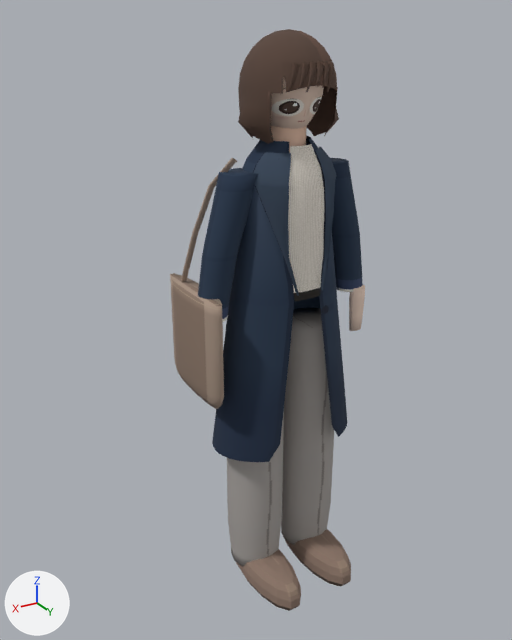
The glTF model apps/web/public/avatars/gteki-commuter-soft.glb as it was, and as the next commit left it.
Both versions are drawn from a 50 mm lens placed at (1.052, 1.595, 1.692), pointed at (0.074, -0.033, 0.877). The lights are fixed; the arrows at lower left show +X, +Y and +Z. The picture after the commit comes second. Vertices at exactly the same position are counted once.

Script lines for the objects in view, before the commit:
```python
me_vis_body = bpy.data.meshes.new('VIS_body')
me_vis_body.from_pydata(...)  # 1852 vertices, 3404 faces; spans x -0.279..0.285, y -0.206..0.241, z 0.0..1.44
me_vis_body.materials.append(mat_vis_body_toon)  # picture img_body_atlas
me_vis_head = bpy.data.meshes.new('VIS_head')
me_vis_head.from_pydata(...)  # 816 vertices, 1408 faces; spans x -0.13..0.143, y -0.128..0.131, z 1.391..1.66
me_vis_head.materials.append(mat_vis_head_toon)  # picture img_head_atlas
ob_vis_body = bpy.data.objects.new('VIS_body', me_vis_body)
ob_vis_body.location = (0.0, 0.0, 0.0)
ob_vis_head = bpy.data.objects.new('VIS_head', me_vis_head)
ob_vis_head.location = (0.0, 0.0, 0.0)
```
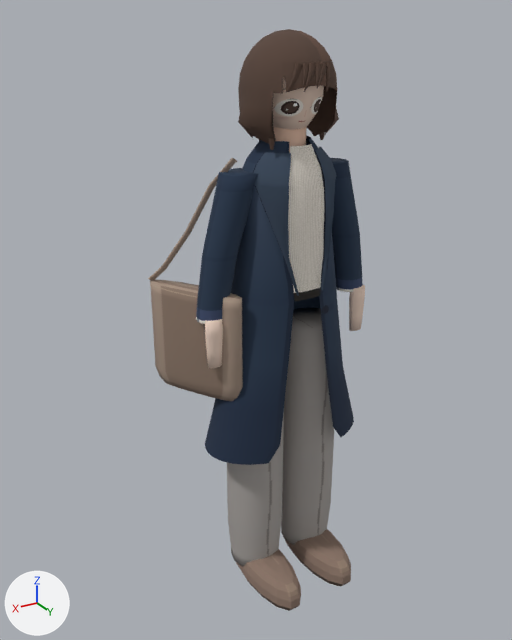
The change, as a diff of the scene's bpy script:
```diff
--- a/apps/web/public/avatars/gteki-commuter-soft.glb.py
+++ b/apps/web/public/avatars/gteki-commuter-soft.glb.py
@@ me_vis_body @@
 # used by ob_vis_body; location = (0.0, 0.0, 0.0)
-me_vis_body.from_pydata(...)  # 1852 vertices, 3404 faces; spans x -0.279..0.285, y -0.206..0.241, z 0.0..1.44
+me_vis_body.from_pydata(...)  # 1852 vertices, 3404 faces; spans x -0.279..0.337, y -0.192..0.241, z 0.0..1.44
+# me_vis_body part 1: the loose piece of 86 vertices spanning x 0.225..0.285, y -0.206..0.086, z 0.68..1.0 is turned 30 degrees about the z axis through its middle
+# me_vis_body part 2: 693 of 1852 vertices moved; they spanned x -0.23..0.264, y -0.147..0.135, z 0.5..1.396 and now span x -0.255..0.337, y -0.192..0.138, z 0.5..1.396; mean shift (0.001, -0.003, 0.0); largest move (0.246, -0.13, 1.0) -> (0.323, -0.19, 0.995)
 me_vis_body.materials.append(mat_vis_body_toon)
```

Boxes [x1, y1, x2, y2] around the edits, measured in the pictures (512 x 640 px; the box of a moved part takes in the faces that stretch with it):
'VIS_body', reshaped (11% wider): before [170, 126, 365, 611]; after [148, 126, 365, 611]
part 1 of me_vis_body, moved or reshaped: before [170, 273, 224, 409]; after [150, 280, 243, 401]
part 2 of me_vis_body, moved or reshaped: before [181, 136, 347, 462]; after [148, 136, 354, 465]
